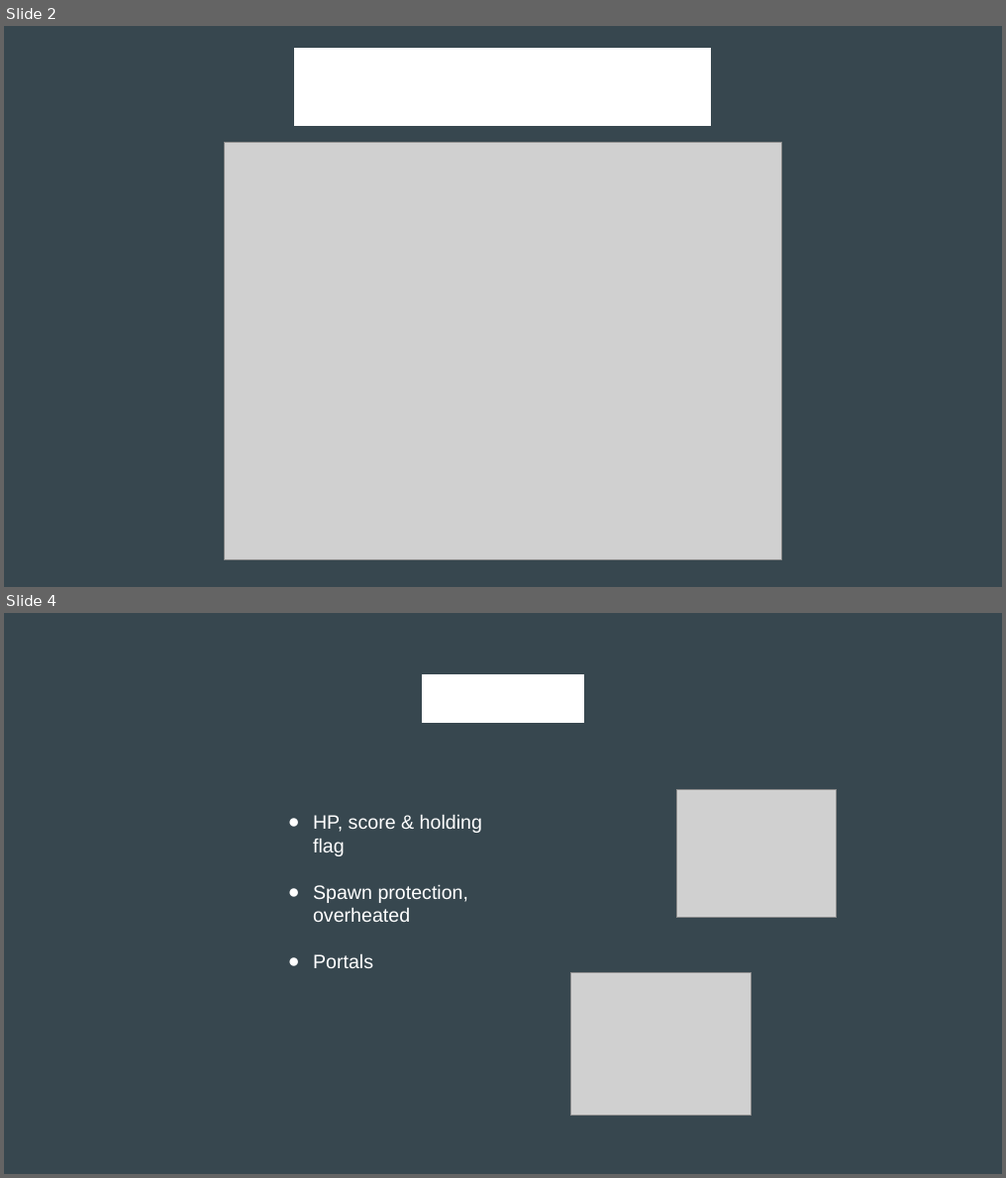
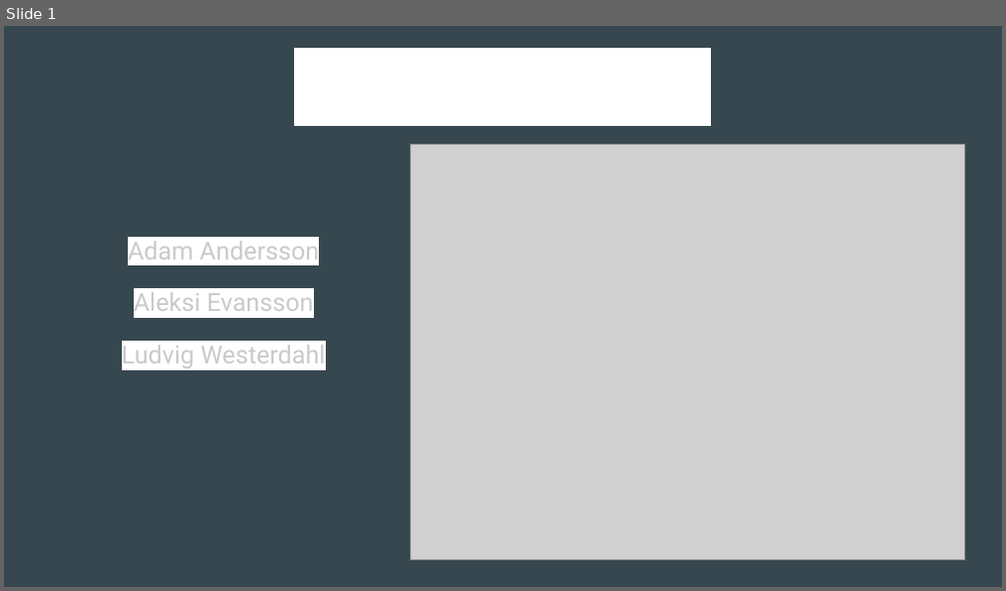
Before and after one commit to allerulez/ctf, a slide deck: TDDD63 - Perspective in Computer Science and Computer Engineering.odp. Shown one above the other, each under a label of ours: slides 2 and 4 before the commit, slide 1 after it; the slides between them are not shown. The pictures are 1006x1178 and 1006x591 pixels, drawn with LibreOffice and Linux fonts; fonts in the diff are those of the drawing; grey boxes stand for pictures. Boxes give left, top, right and bottom in pixels: in the first picture for what was removed or moved away, otherwise in the second. Text is boxed around its words. In the diff, an @@ line names an element or a change of style, - is before the commit and + after.

```diff
--- a/TDDD63 - Perspective in Computer Science and Computer Engineering.odp
+++ b/TDDD63 - Perspective in Computer Science and Computer Engineering.odp
@@ slide 4 removed at [4,613,1002,1174], background #37474F @@
@@ title removed at [422,669,584,724] @@
-Gameplay
@@ picture removed at [676,789,837,917] @@
@@ text removed at [313,814,482,968] @@
-● HP, score & holding flag
-● Spawn protection, overheated
-● Portals
@@ picture removed at [571,972,750,1116] @@
@@ what was slide 2 is now slide 1 @@
@@ slide 1 changed as well @@
@@ picture: place and size @@
-picture at [225,143,781,561]
+picture at [410,145,965,561]
@@ text added at [122,237,326,369], 18 pt, text #CACACA @@
+Adam Andersson
+Aleksi Evansson
+Ludvig Westerdahl
```
Also in this commit, not shown: 1 other slide changed, 3 slides added, 2 other slides removed, 2 other files.
